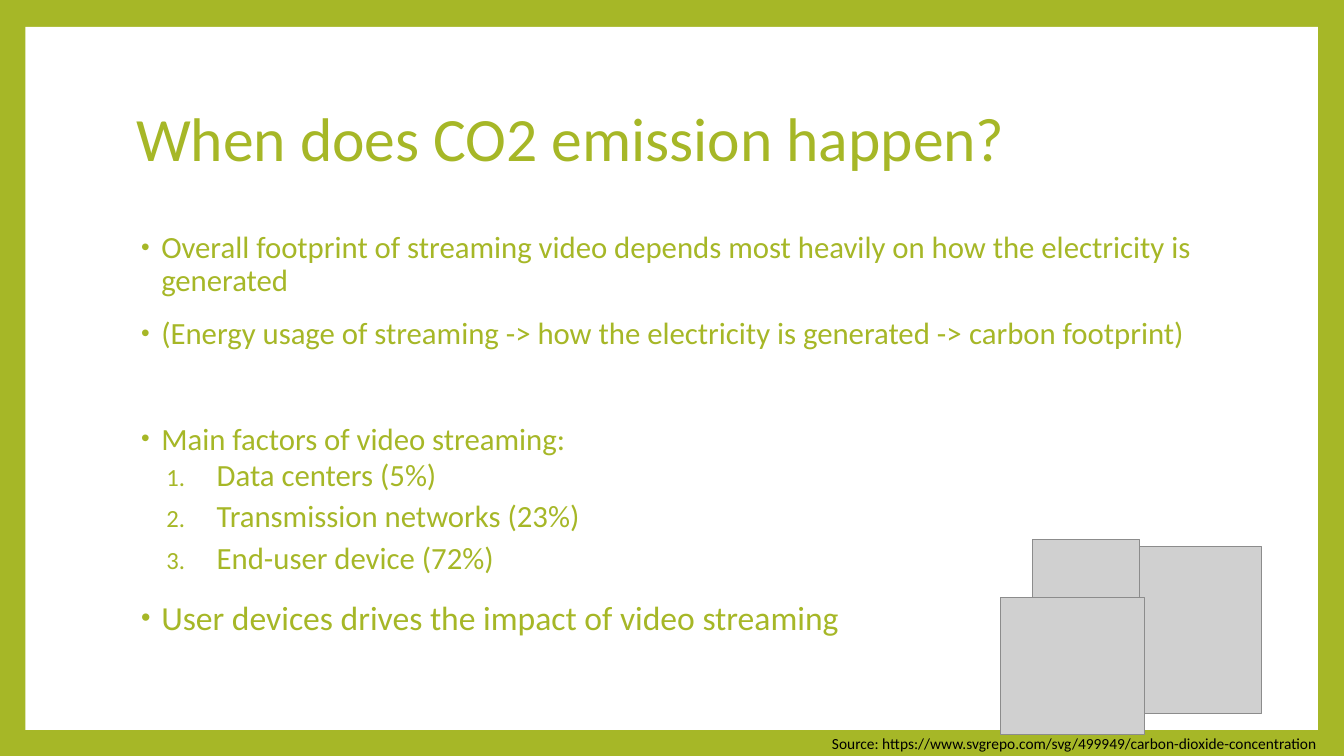
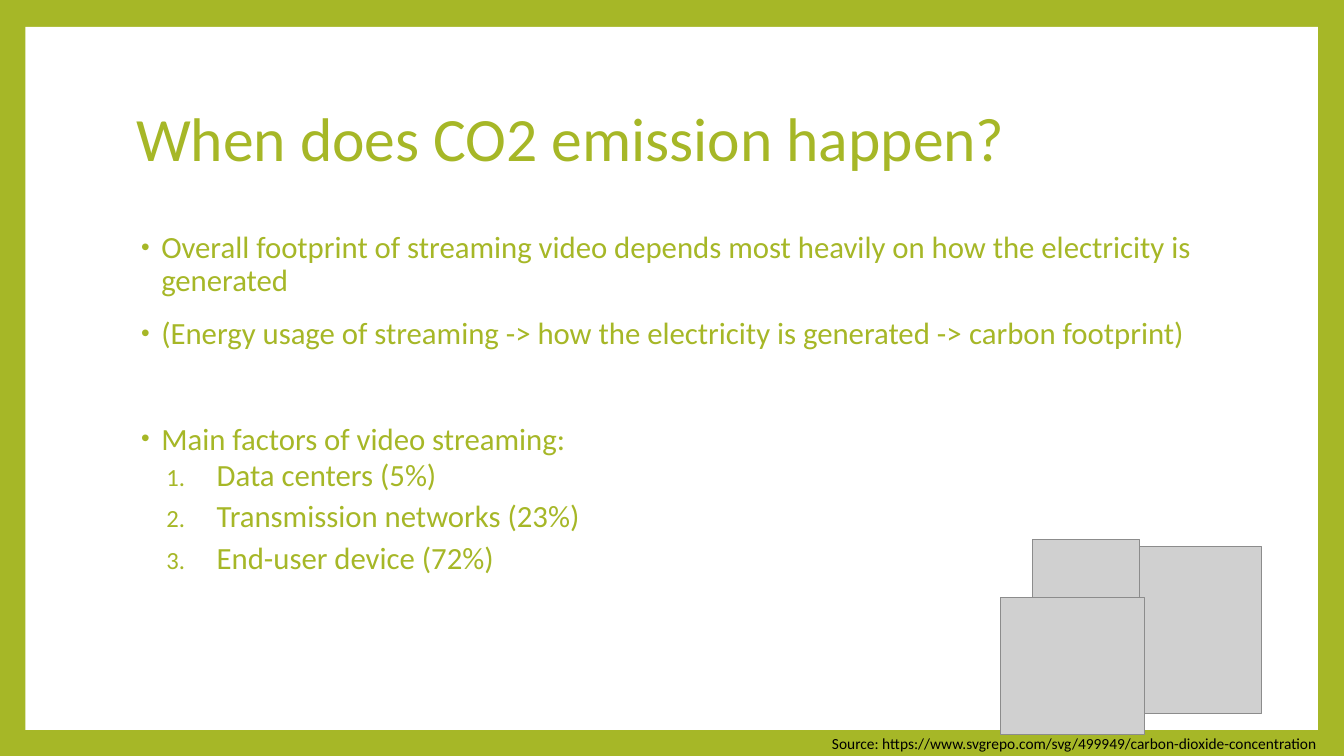
Before and after one commit to SamLee-dedeboy/GreenScreen, a slide deck: slide 3 of Green Screen.pptx. Drawn at 1344x756 pixels with LibreOffice and Linux fonts; fonts in the diff are those of the drawing; grey boxes stand for pictures. Boxes give left, top, right and bottom in pixels: in the first picture for what was removed or moved away, otherwise in the second. Text is boxed around its words. In the diff, an @@ line names an element or a change of style, - is before the commit and + after.

```diff
--- a/Green Screen.pptx
+++ b/Green Screen.pptx
@@ text at [161,606,839,636]: paragraph removed @@
-• User devices drives the impact of video streaming
```
Also in this commit, not shown: 4 other slides changed.
